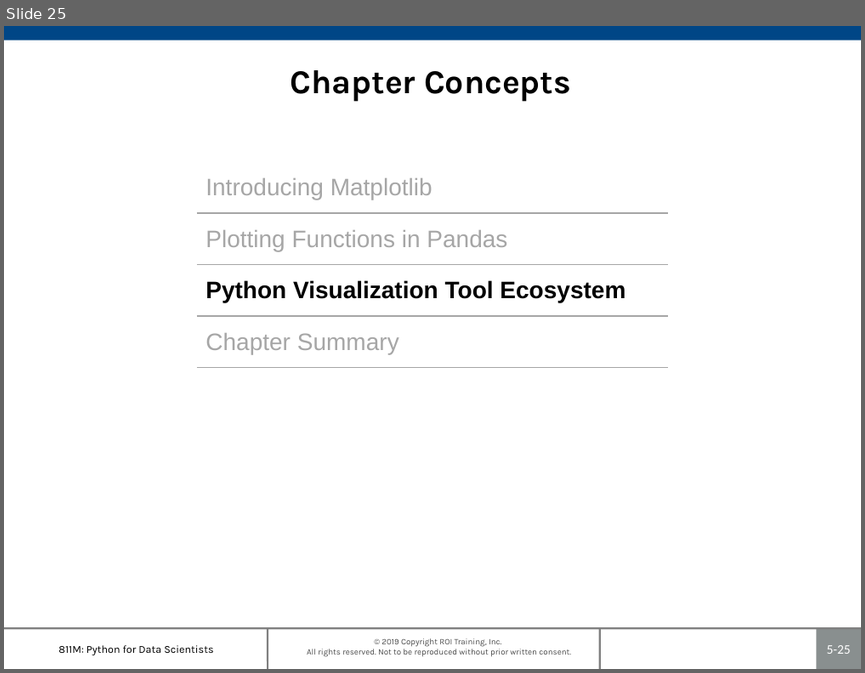
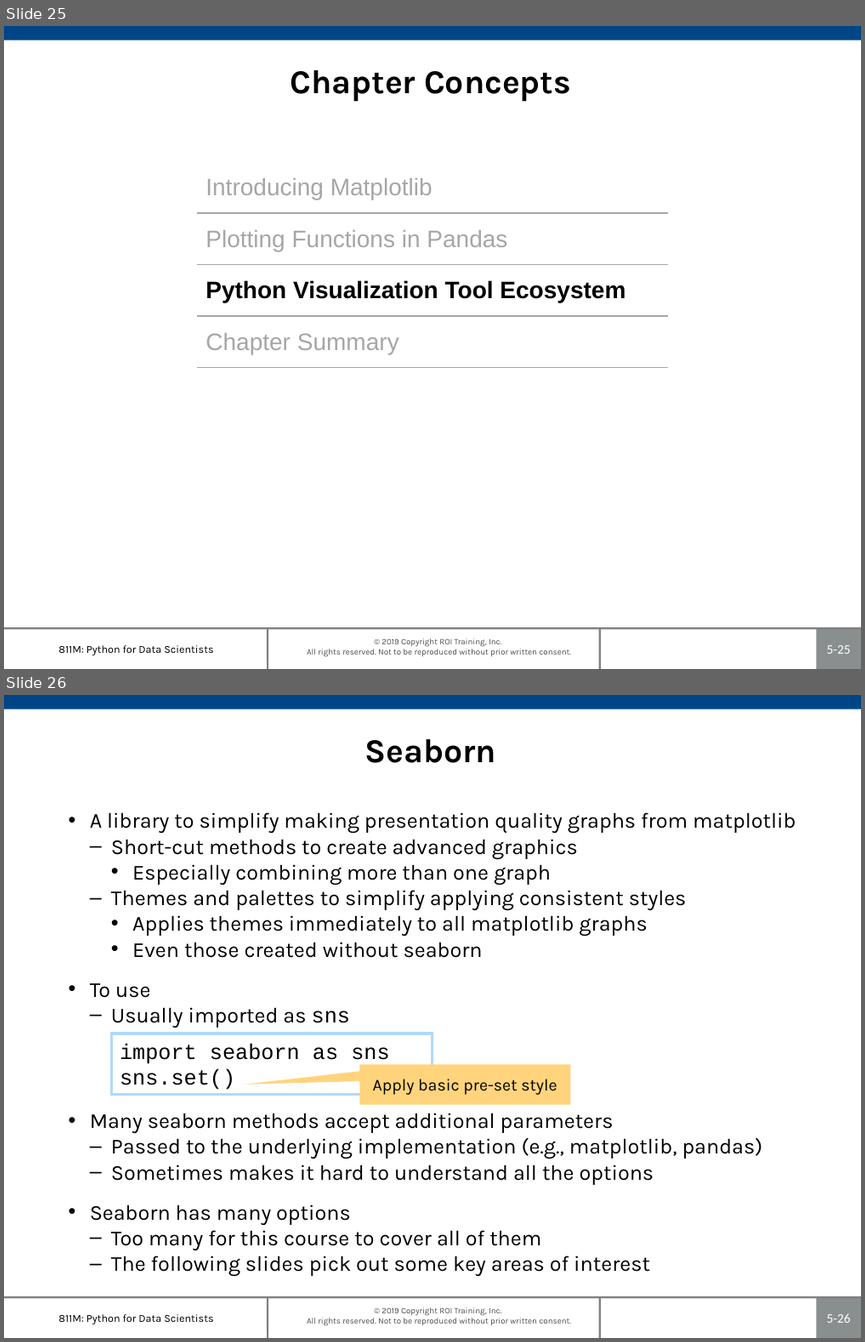
Before and after one commit to roitraining/PythonML, a slide deck: 811M-Ch05_PlottingAndVisualization.pptx. Shown one above the other, each under a label of ours: slide 25 before the commit, slides 25 and 26 after it. The pictures are 865x673 and 865x1342 pixels, drawn with LibreOffice and Linux fonts; fonts in the diff are those of the drawing; background and template pictures are left out. Boxes give left, top, right and bottom in pixels: in the first picture for what was removed or moved away, otherwise in the second. Text is boxed around its words. In the diff, an @@ line names an element or a change of style, - is before the commit and + after.

```diff
--- a/811M-Ch05_PlottingAndVisualization.pptx
+++ b/811M-Ch05_PlottingAndVisualization.pptx
@@ slide 26 added at (4,695,861,1338), background #FFFFFF; not listed: 7 template elements that a slide beside it also shows @@
@@ title added at (365,739,497,763), 28 pt, text #000000, bold @@
+Seaborn
@@ text added at (90,812,795,1276), 18 pt, text #000000 @@
+• A library to simplify making presentation quality graphs from matplotlib
+  – Short-cut methods to create advanced graphics
+    • Especially combining more than one graph
+  – Themes and palettes to simplify applying consistent styles
+    • Applies themes immediately to all matplotlib graphs
+    • Even those created without seaborn
+• To use
+  – Usually imported as sns
+• Many seaborn methods accept additional parameters
+  – Passed to the underlying implementation (e.g., matplotlib, pandas)
+  – Sometimes makes it hard to understand all the options
+• Seaborn has many options
+  – Too many for this course to cover all of them
+  – The following slides pick out some key areas of interest
@@ rectangle added at (111,1033,432,1095), outline #AFD9FF 2.25 pt, 18 pt, text #000000 @@
+import seaborn as sns
+sns.set()
@@ speech box added at (359,1064,570,1105), fill #FFD47D, 14 pt, text #000000 @@
+Apply basic pre-set style
```
Also in this commit, not shown: 6 slides changed, 13 other slides added, 7 other files.
